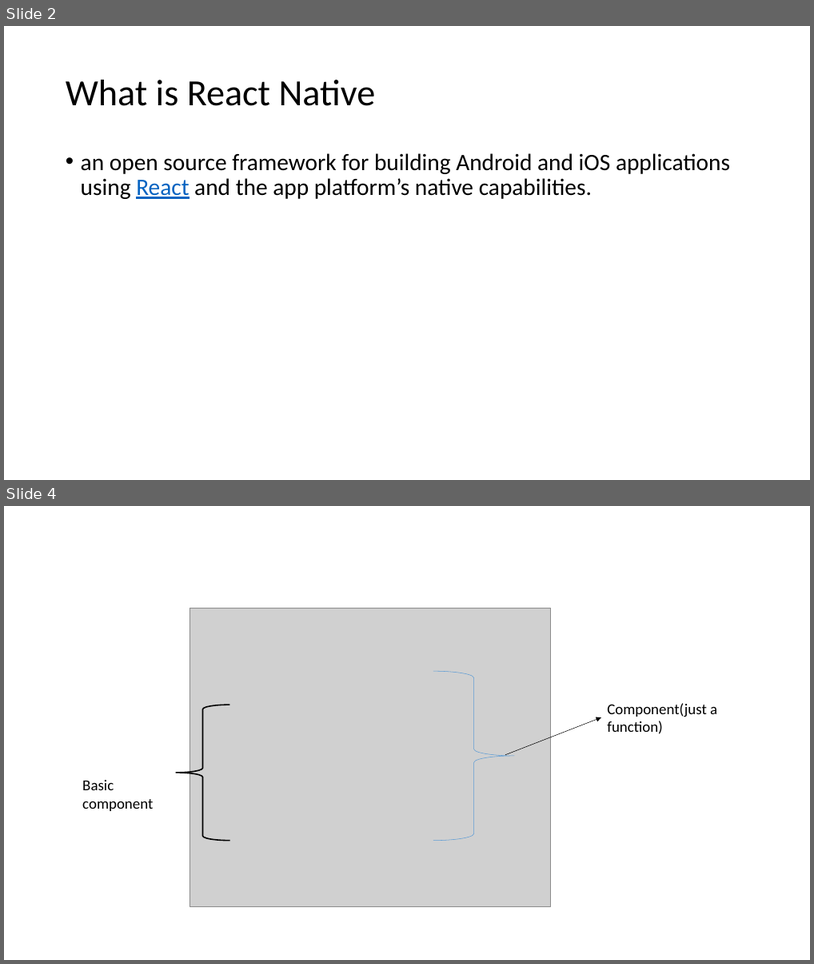
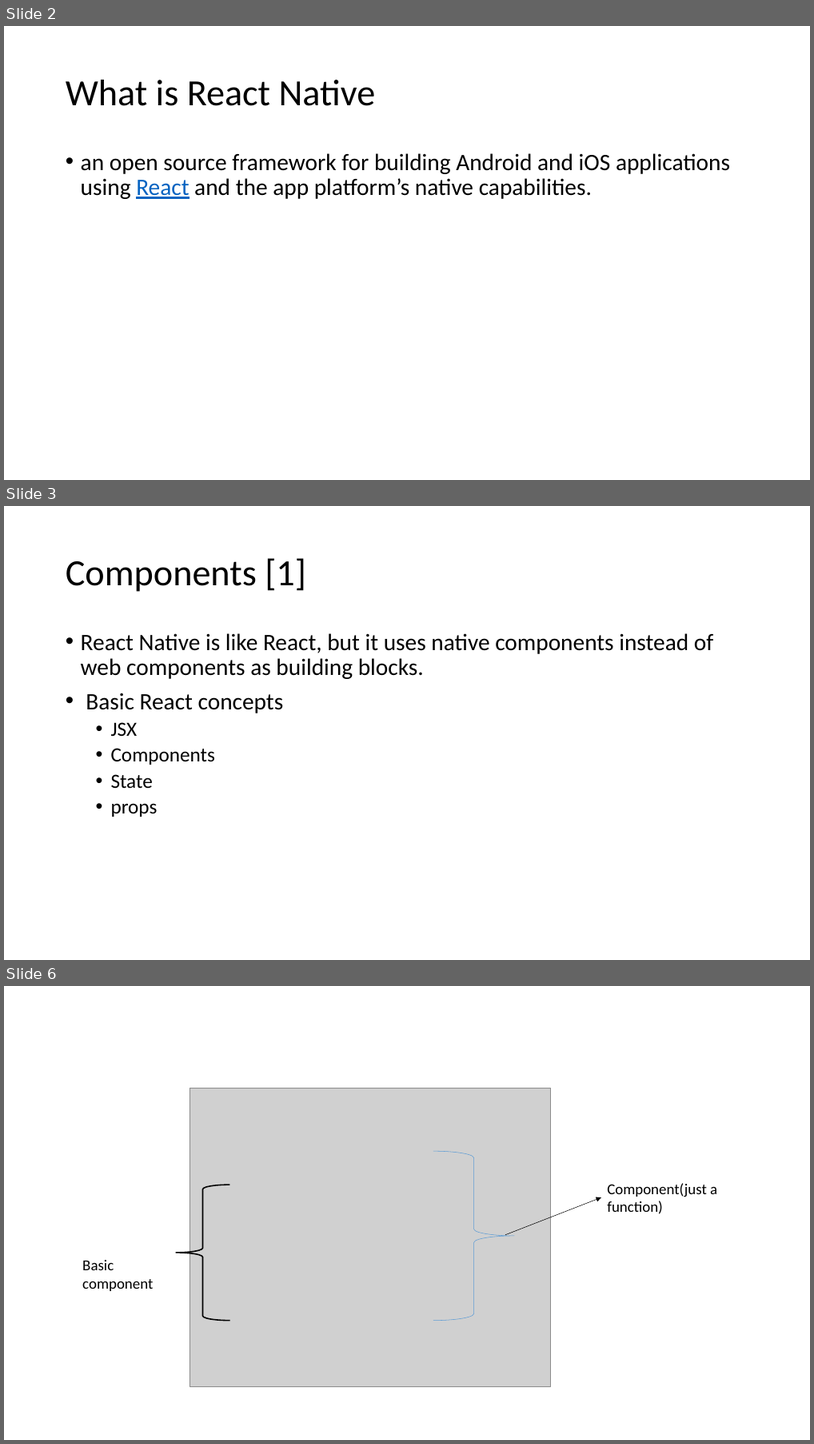
Before and after one commit to kamiuetian/MAD-FALL22, a slide deck: Slides/Lecture03.pptx. Shown one above the other, each under a label of ours: slides 2 and 4 before the commit, slides 2, 3 and 6 after it; the slides between them are not shown. The pictures are 814x964 and 814x1444 pixels, drawn with LibreOffice and Linux fonts; fonts in the diff are those of the drawing; grey boxes stand for pictures. Boxes give left, top, right and bottom in pixels: in the first picture for what was removed or moved away, otherwise in the second. Text is boxed around its words. In the diff, an @@ line names an element or a change of style, - is before the commit and + after.

```diff
--- a/Slides/Lecture03.pptx
+++ b/Slides/Lecture03.pptx
@@ slide 3 added at [4,506,810,960], background #FFFFFF @@
@@ title added at [66,558,306,592], 44 pt, text #000000 @@
+Components [1]
@@ text added at [81,633,714,816], 28 pt, text #000000 @@
+• React Native is like React, but it uses native components instead of web components as building blocks.
+• Basic React concepts
+  • JSX
+  • Components
+  • State
+  • props
@@ what was slide 4 is now slide 6 @@
```
Also in this commit, not shown: 6 slides changed, 4 other slides added, 7 other files.
